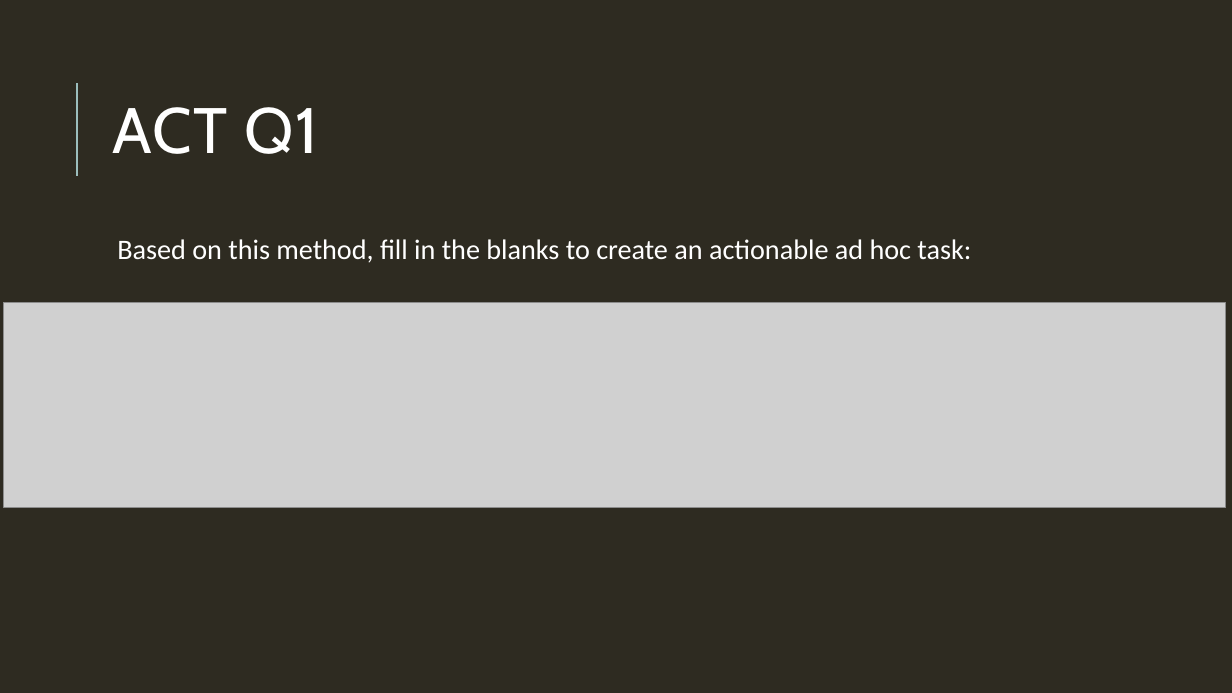
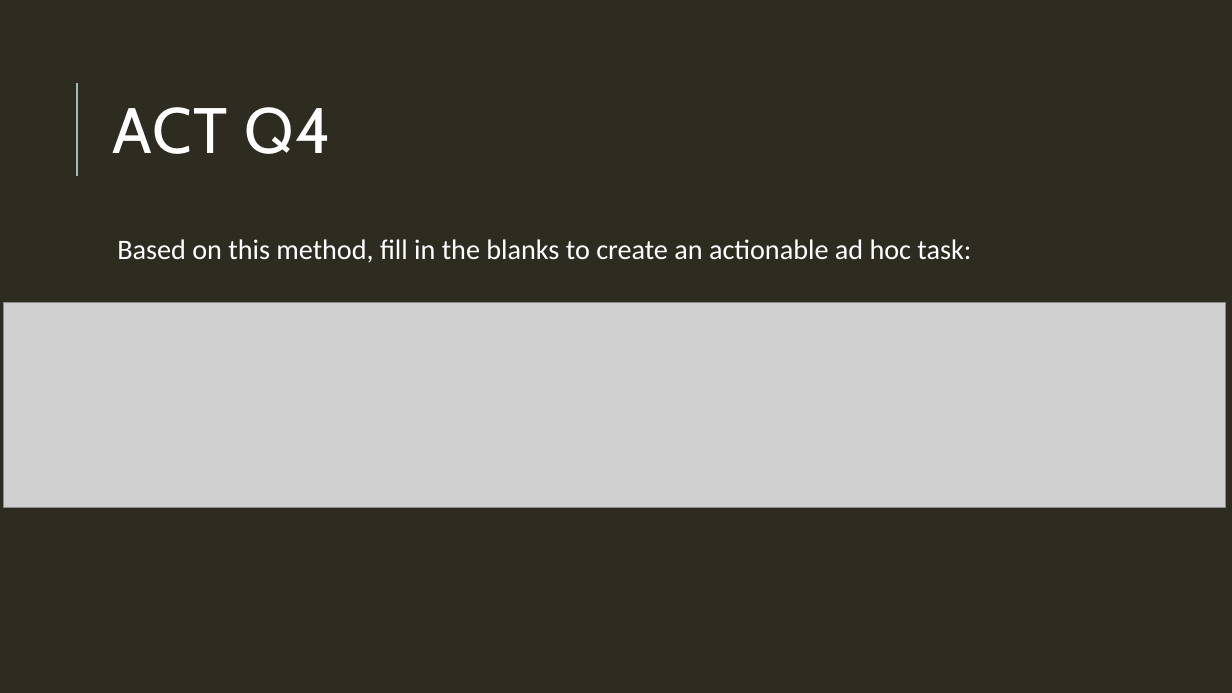
Before and after one commit to mchiricohyland/TEgit, a slide deck: slide 7 of It’s so easy, Tyler can do it.pptx. Drawn at 1232x693 pixels with LibreOffice and Linux fonts; fonts in the diff are those of the drawing; grey boxes stand for pictures. Boxes give left, top, right and bottom in pixels: in the first picture for what was removed or moved away, otherwise in the second. Text is boxed around its words. In the diff, an @@ line names an element or a change of style, - is before the commit and + after.

```diff
--- a/It’s so easy, Tyler can do it.pptx
+++ b/It’s so easy, Tyler can do it.pptx
@@ title at (x1=113, y1=107, x2=331, y2=154): text changed @@
-ACT Q1
+ACT Q4
```
Also in this commit, not shown: 2 other slides changed, 3 slides added, 15 other files.
